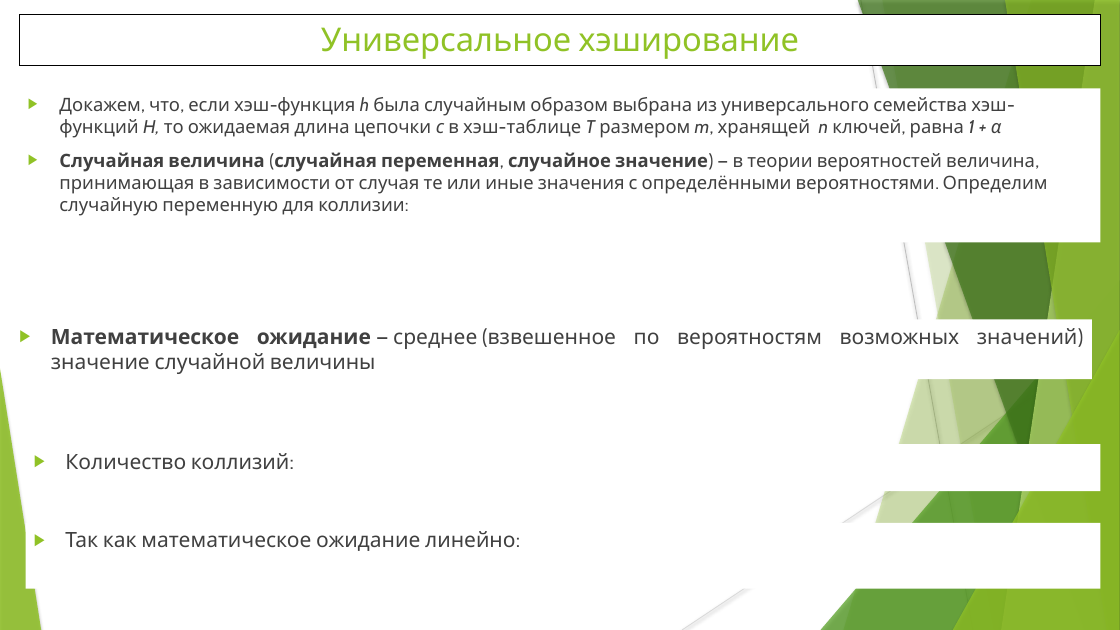
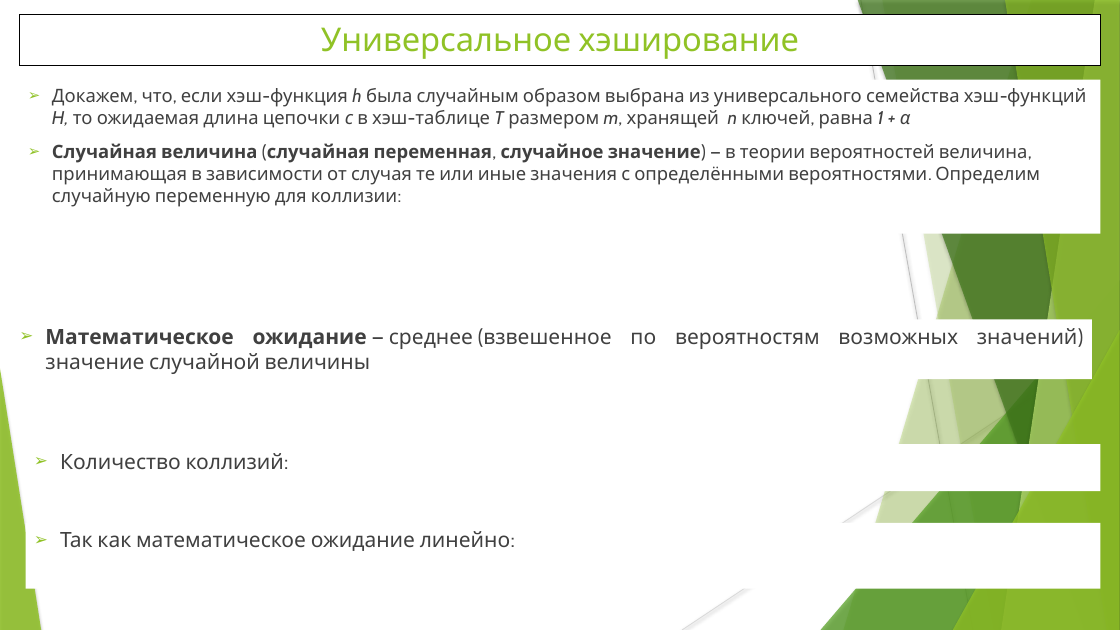
Before and after one commit to WhiteCatStudies/lectures, a slide deck: slide 8 of pt2/lectures/lecture5/lecture5.pptx. Drawn at 1120x630 pixels with LibreOffice and Linux fonts; fonts in the diff are those of the drawing. Boxes give left, top, right and bottom in pixels: in the first picture for what was removed or moved away, otherwise in the second. Text is boxed around its words. In the diff, an @@ line names an element or a change of style, - is before the commit and + after.

```diff
--- a/pt2/lectures/lecture5/lecture5.pptx
+++ b/pt2/lectures/lecture5/lecture5.pptx
@@ bullet ▶ to ➢ in 4 elements at <box>45,328,1078,374</box>, <box>60,453,289,469</box>, <box>60,531,515,551</box>, <box>52,88,1086,207</box> @@
@@ text "Докажем, что, если хэш-функция h ...": place and size @@
-text "Докажем, что, если хэш-функция h ..." at <box>59,97,1048,216</box>
+text "Докажем, что, если хэш-функция h ..." at <box>52,88,1086,207</box>
```
Also in this commit, not shown: 7 other slides changed, 1 slide added, 6 slides removed.
